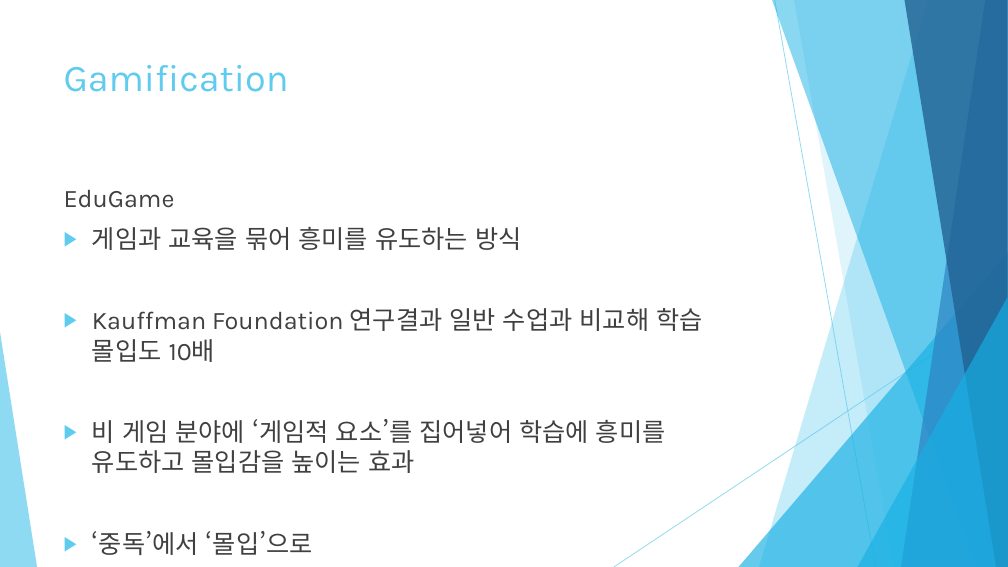
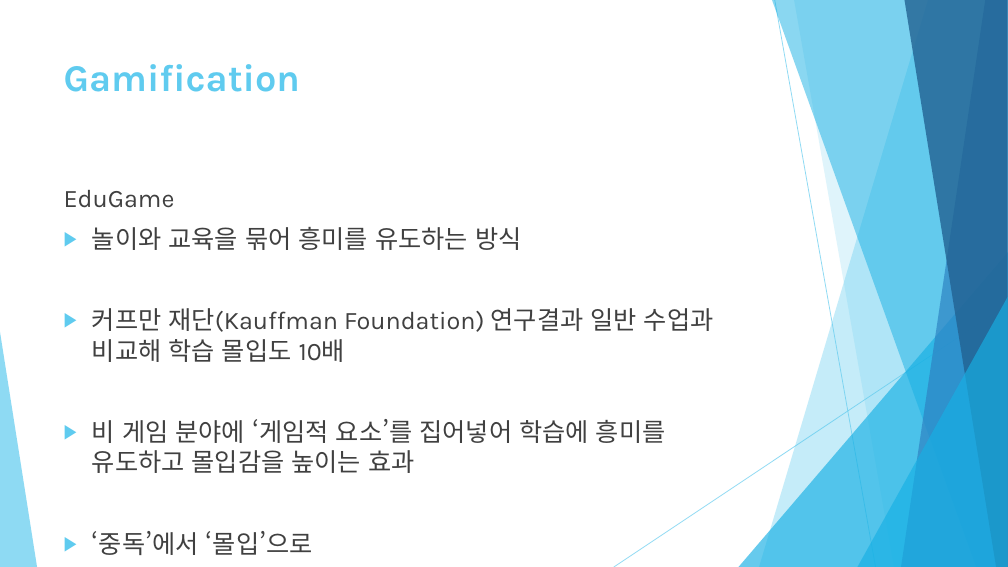
Before and after one commit to healjoo/smallprecious, a slide deck: slide 6 of 코딩교육용 퍼즐게임 제안서.pptx (slide 5 before the commit). Drawn at 1008x567 pixels with LibreOffice and Linux fonts; fonts in the diff are those of the drawing. Boxes give left, top, right and bottom in pixels: in the first picture for what was removed or moved away, otherwise in the second. Text is boxed around its words. In the diff, an @@ line names an element or a change of style, - is before the commit and + after.

```diff
--- a/코딩교육용 퍼즐게임 제안서.pptx
+++ b/코딩교육용 퍼즐게임 제안서.pptx
@@ title "Gamification" at [64,64,300,92]: bold on @@
@@ text at [92,227,714,362]: text changed @@
-▶ 게임과 교육을 묶어 흥미를 유도하는 방식
-▶ Kauffman Foundation 연구결과 일반 수업과 비교해 학습 몰입도 10배
+▶ 놀이와 교육을 묶어 흥미를 유도하는 방식
+▶ 커프만 재단(Kauffman Foundation) 연구결과 일반 수업과 비교해 학습 몰입도 10배
```
Also in this commit, not shown: 7 other slides changed, 2 slides added, 1 other file.
